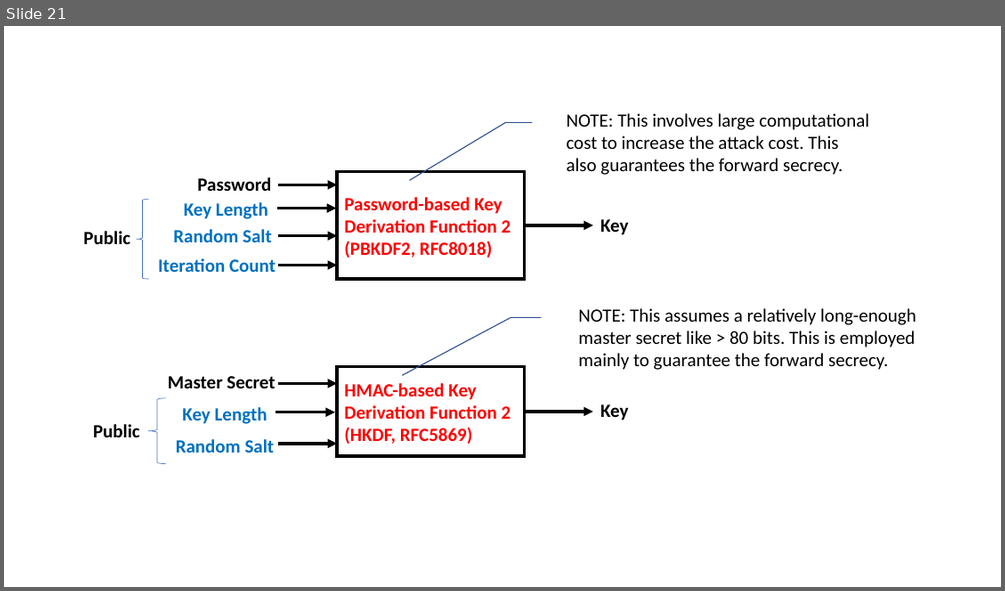
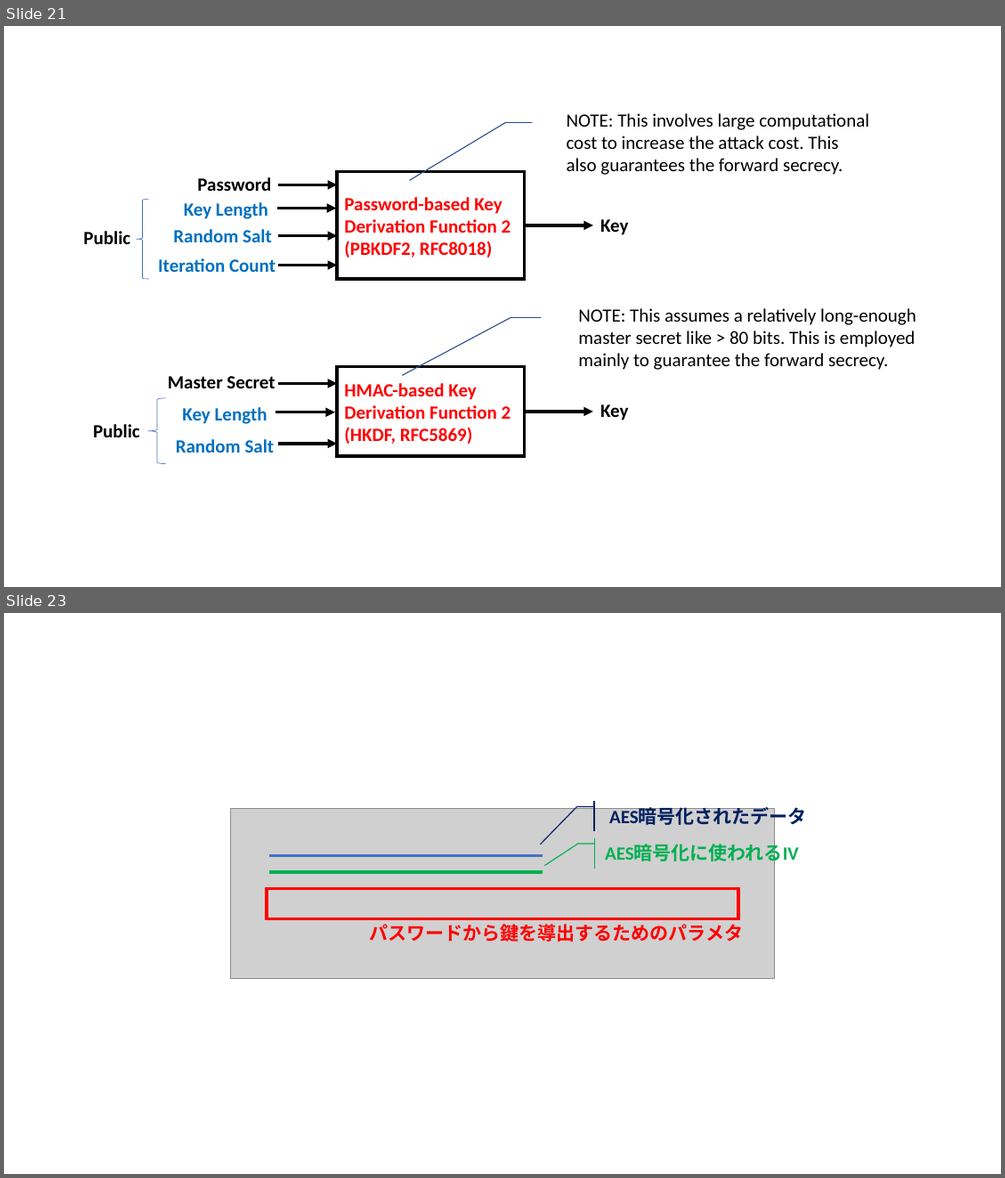
Before and after one commit to junkurihara/class-e2e_security_js, a slide deck: images.pptx. Shown one above the other, each under a label of ours: slide 21 before the commit, slides 21 and 23 after it; the slides between them are not shown. The pictures are 1005x591 and 1005x1178 pixels, drawn with LibreOffice and Linux fonts; fonts in the diff are those of the drawing; grey boxes stand for pictures. Boxes give left, top, right and bottom in pixels: in the first picture for what was removed or moved away, otherwise in the second. Text is boxed around its words. In the diff, an @@ line names an element or a change of style, - is before the commit and + after.

Commit message:
updated slides

```diff
--- a/images.pptx
+++ b/images.pptx
@@ slide 23 added at bbox=[4, 613, 1001, 1174], background #FFFFFF @@
@@ picture added at bbox=[231, 809, 775, 978] @@
@@ accent callout added at bbox=[596, 801, 820, 831], outline #002060 1 pt, 18 pt, text #002060, bold @@
+AES暗号化されたデータ
@@ accent callout added at bbox=[596, 838, 808, 868], outline #00B050 1 pt, 18 pt, text #00B050, bold @@
+AES暗号化に使われるIV
@@ line added from (269, 855) to (543, 855), #4472C4 3 pt @@
@@ line added from (269, 872) to (543, 872), #00B050 3 pt @@
@@ rectangle added at bbox=[267, 888, 738, 918], outline #FF0000 3 pt @@
@@ text added at bbox=[370, 924, 743, 941], 18 pt, text #FF0000, bold @@
+パスワードから鍵を導出するためのパラメタ
```
Also in this commit, not shown: 1 other slide added, 4 other files.
